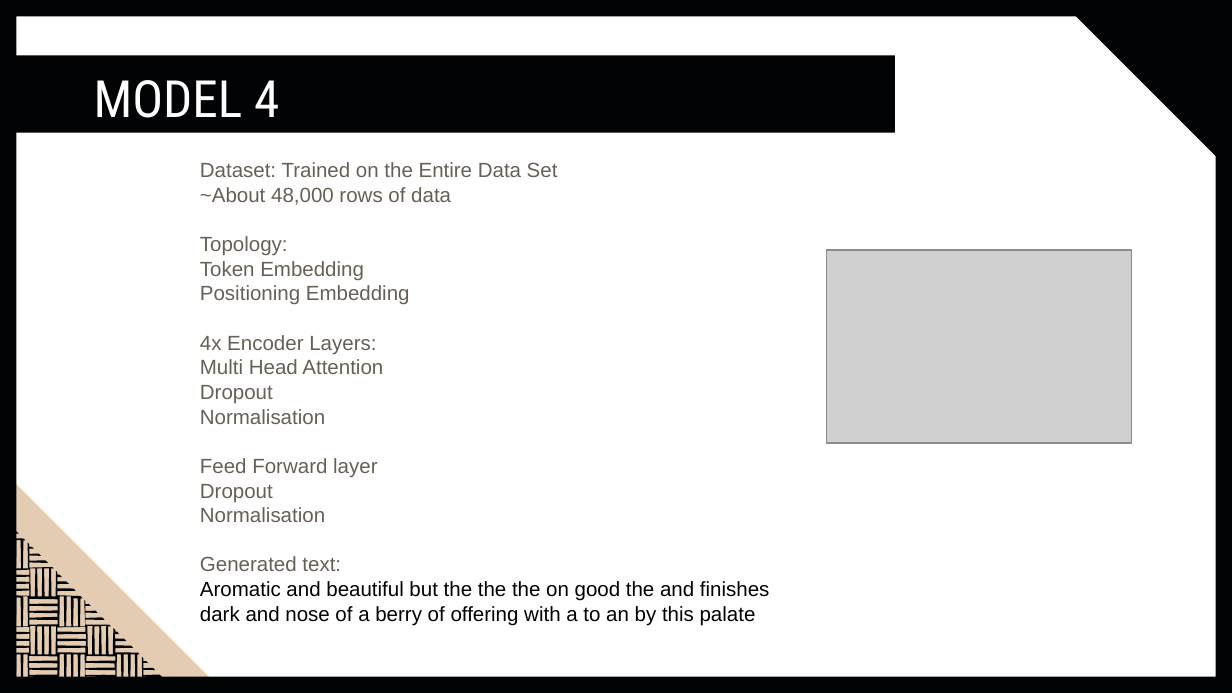
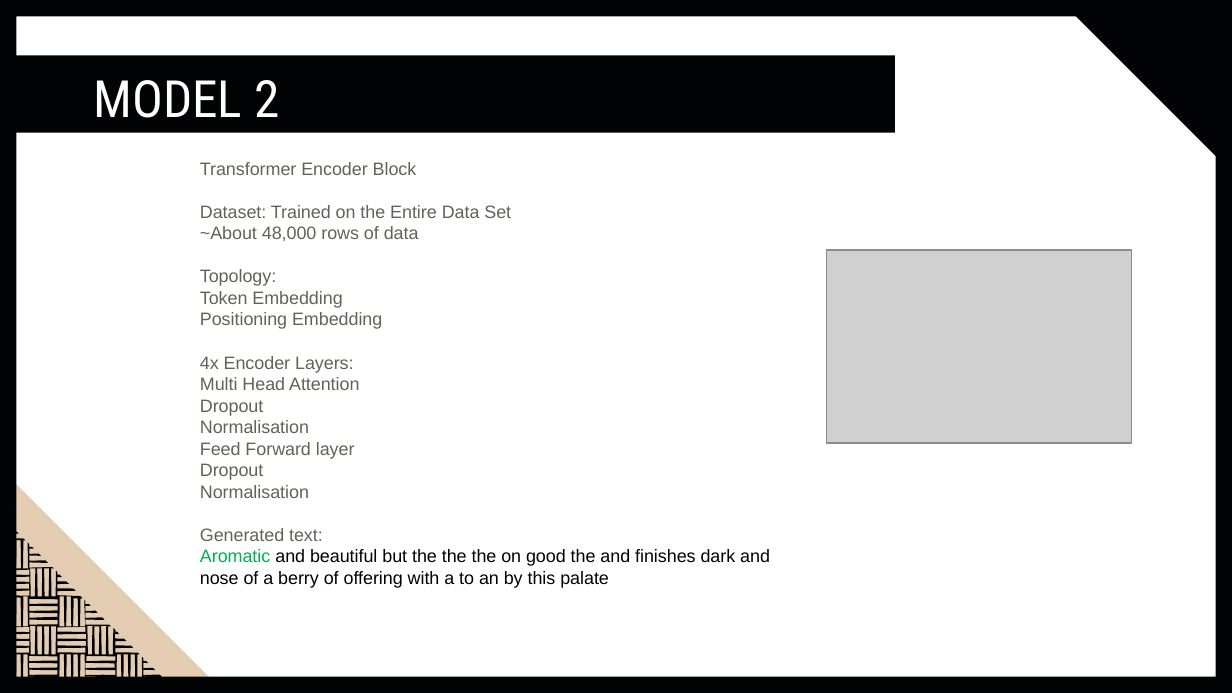
Before and after one commit to BingmingT/GA-projects, a slide deck: slide 14 of capstone/GA Capstone.pptx (slide 12 before the commit). Drawn at 1232x693 pixels with LibreOffice and Linux fonts; fonts in the diff are those of the drawing; grey boxes stand for pictures. Boxes give left, top, right and bottom in pixels: in the first picture for what was removed or moved away, otherwise in the second. Text is boxed around its words. In the diff, an @@ line names an element or a change of style, - is before the commit and + after.

```diff
--- a/capstone/GA Capstone.pptx
+++ b/capstone/GA Capstone.pptx
@@ title at [94, 80, 279, 118]: text changed @@
-MODEL 4
+MODEL 2
@@ text at [200, 162, 417, 175]: paragraph added @@
+Transformer Encoder Block
@@ text at [200, 205, 770, 588]: size 12 to 10.5 pt; text colour #000000 to #00B050 in "Aromatic" @@
```
Also in this commit, not shown: 8 other slides changed, 7 slides added, 6 slides removed, 6 other files.
